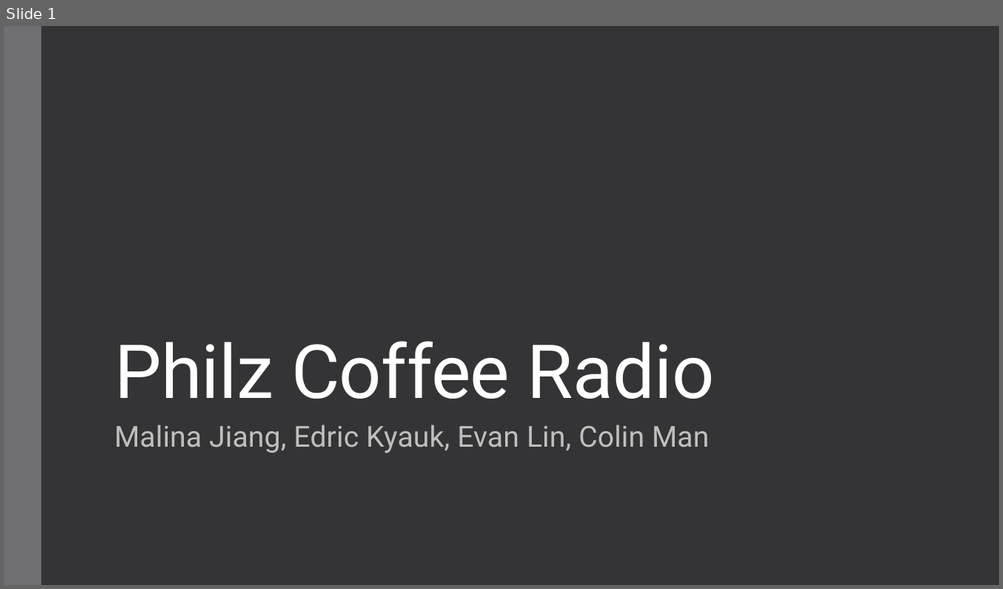
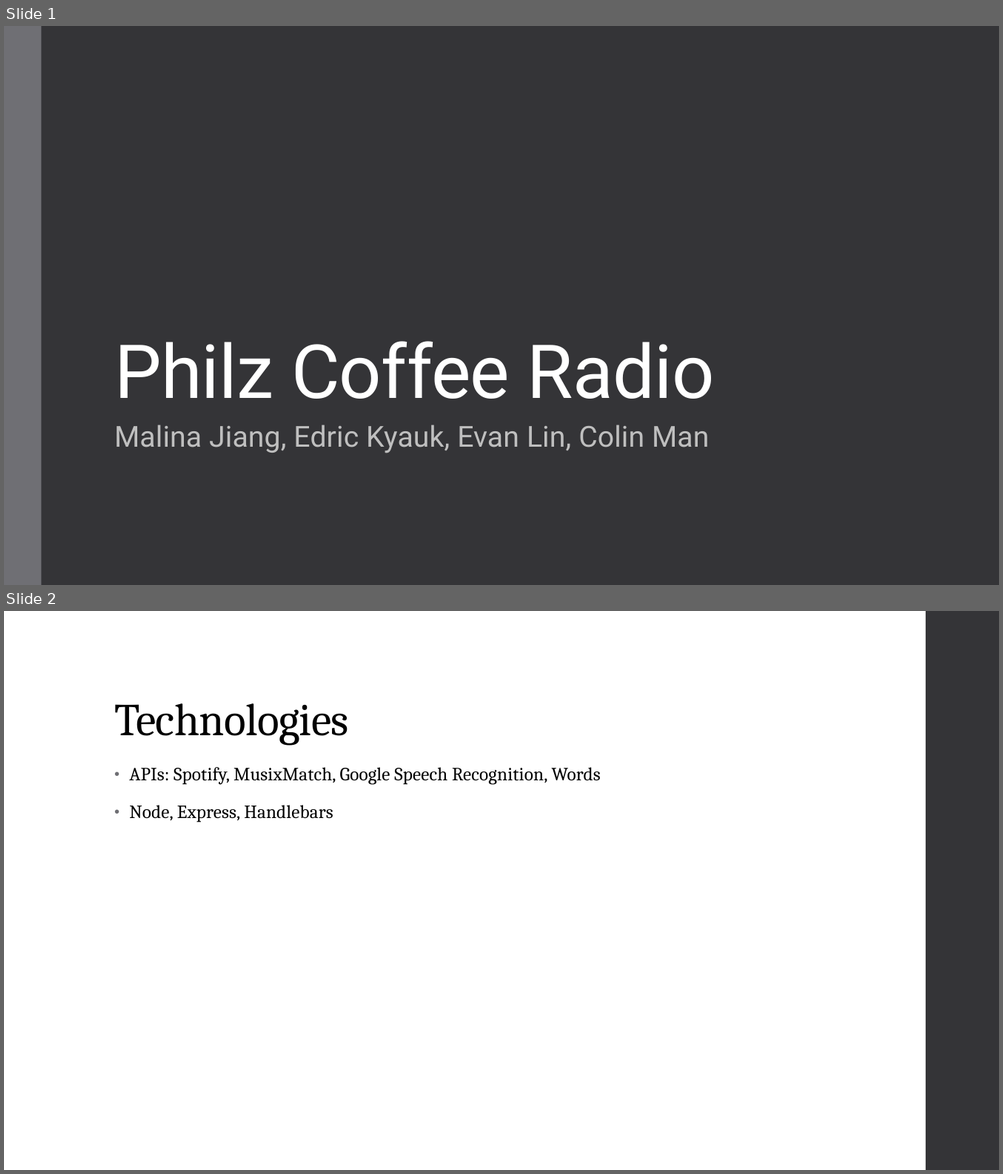
Before and after one commit to colinman/philz, a slide deck: presentation.pptx. Shown one above the other, each under a label of ours: slide 1 before the commit, slides 1 and 2 after it. The pictures are 1003x589 and 1003x1174 pixels, drawn with LibreOffice and Linux fonts; fonts in the diff are those of the drawing. Boxes give left, top, right and bottom in pixels: in the first picture for what was removed or moved away, otherwise in the second. Text is boxed around its words. In the diff, an @@ line names an element or a change of style, - is before the commit and + after.

Commit message:
modified presentation

```diff
--- a/presentation.pptx
+++ b/presentation.pptx
@@ slide 2 added at (4,611,999,1170), background #FFFFFF @@
@@ rectangle added at (925,611,999,1170), fill #353537 @@
@@ title added at (114,703,348,745), 44 pt, text #000000 @@
+Technologies
@@ text added at (129,767,600,823), 18 pt, text #000000 @@
+• APIs: Spotify, MusixMatch, Google Speech Recognition, Words
+• Node, Express, Handlebars
```
